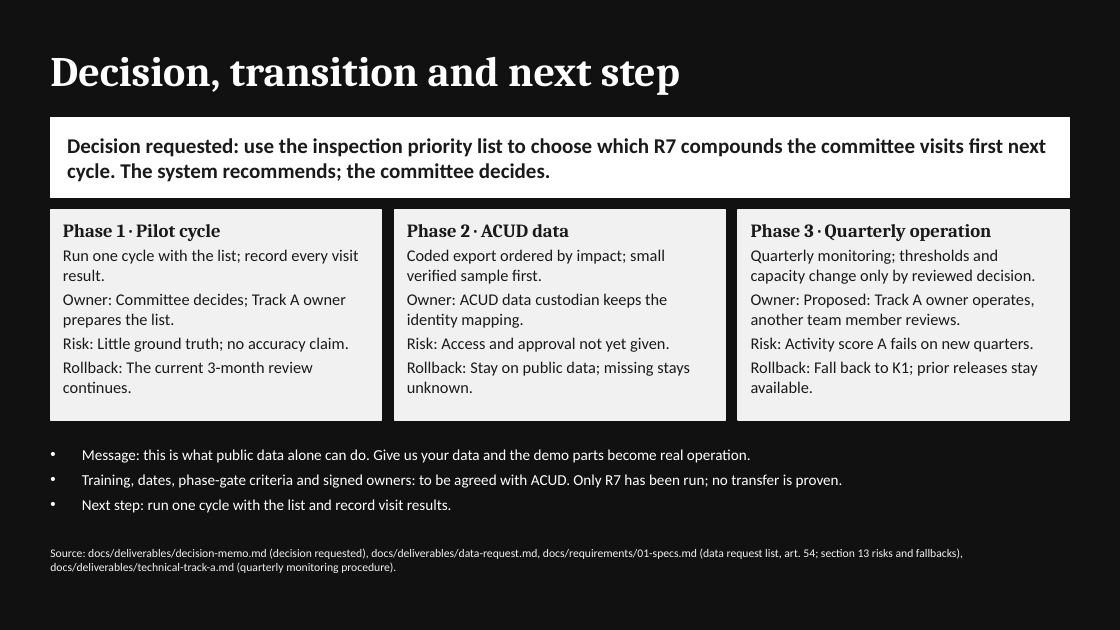
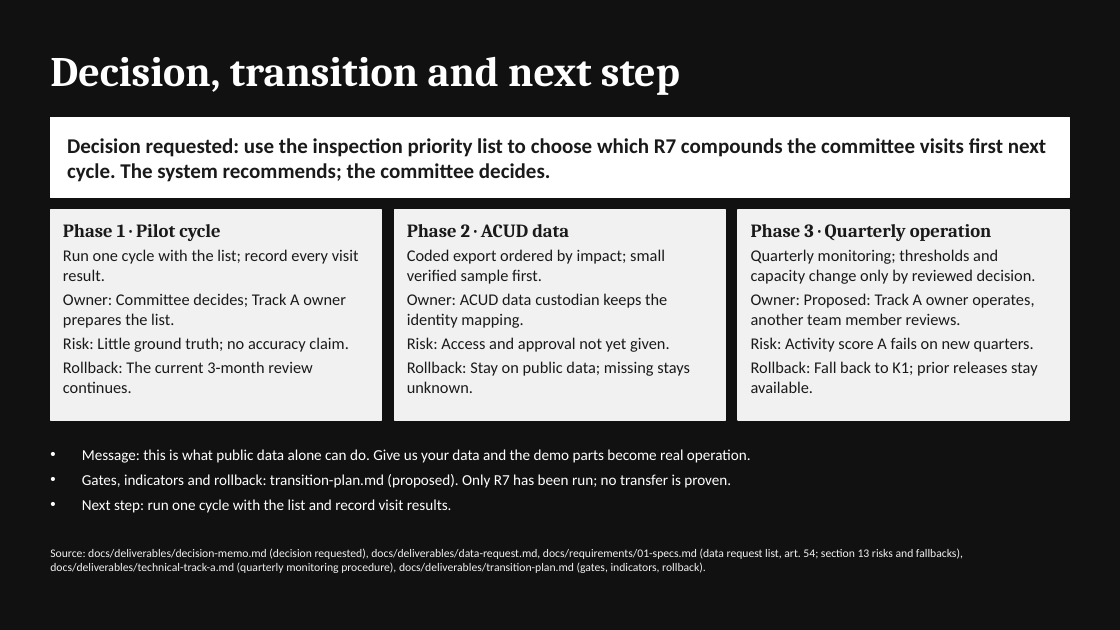
Before and after one commit to elsayedelmandoh/spaceeye-geoai, a slide deck: slide 13 of docs/deliverables/01-presentation/presentation.pptx. Drawn at 1120x630 pixels with LibreOffice and Linux fonts; fonts in the diff are those of the drawing. Boxes give left, top, right and bottom in pixels: in the first picture for what was removed or moved away, otherwise in the second. Text is boxed around its words. In the diff, an @@ line names an element or a change of style, - is before the commit and + after.

```diff
--- a/docs/deliverables/01-presentation/presentation.pptx
+++ b/docs/deliverables/01-presentation/presentation.pptx
@@ text at [82,474,731,488]: text changed @@
-• Training, dates, phase-gate criteria and signed owners: to be agreed with ACUD. Only R7 has been run; no transfer is proven.
+• Gates, indicators and rollback: transition-plan.md (proposed). Only R7 has been run; no transfer is proven.
@@ text at [50,548,963,573]: text changed @@
-Source: docs/deliverables/decision-memo.md (decision requested), docs/deliverables/data-request.md, docs/requirements/01-specs.md (data request list, art. 54; section 13 risks and fallbacks), docs/deliverables/technical-track-a.md (quarterly monitoring procedure).
+Source: docs/deliverables/decision-memo.md (decision requested), docs/deliverables/data-request.md, docs/requirements/01-specs.md (data request list, art. 54; section 13 risks and fallbacks), docs/deliverables/technical-track-a.md (quarterly monitoring procedure), docs/deliverables/transition-plan.md (gates, indicators, rollback).
```
Also in this commit, not shown: 2 other files.
